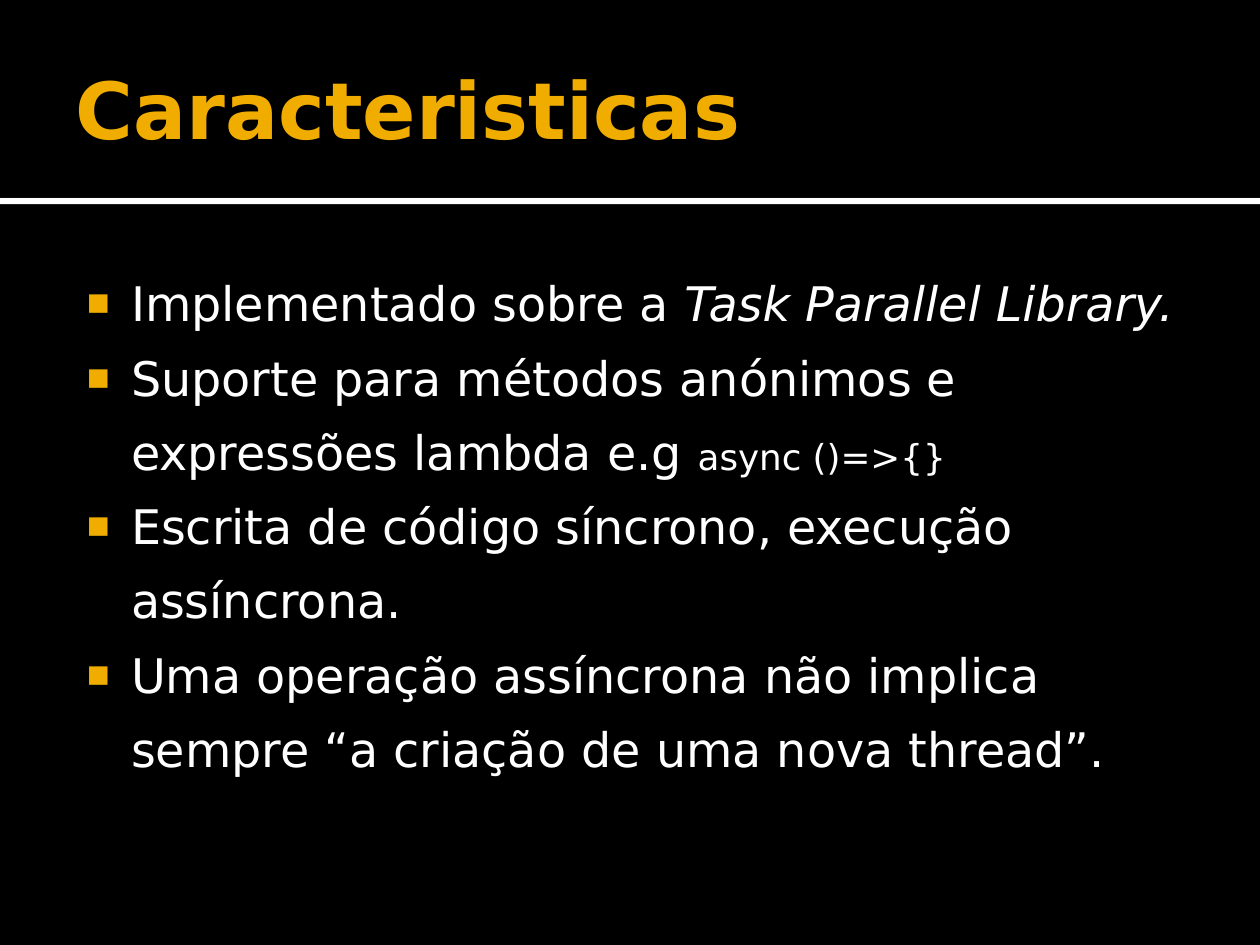
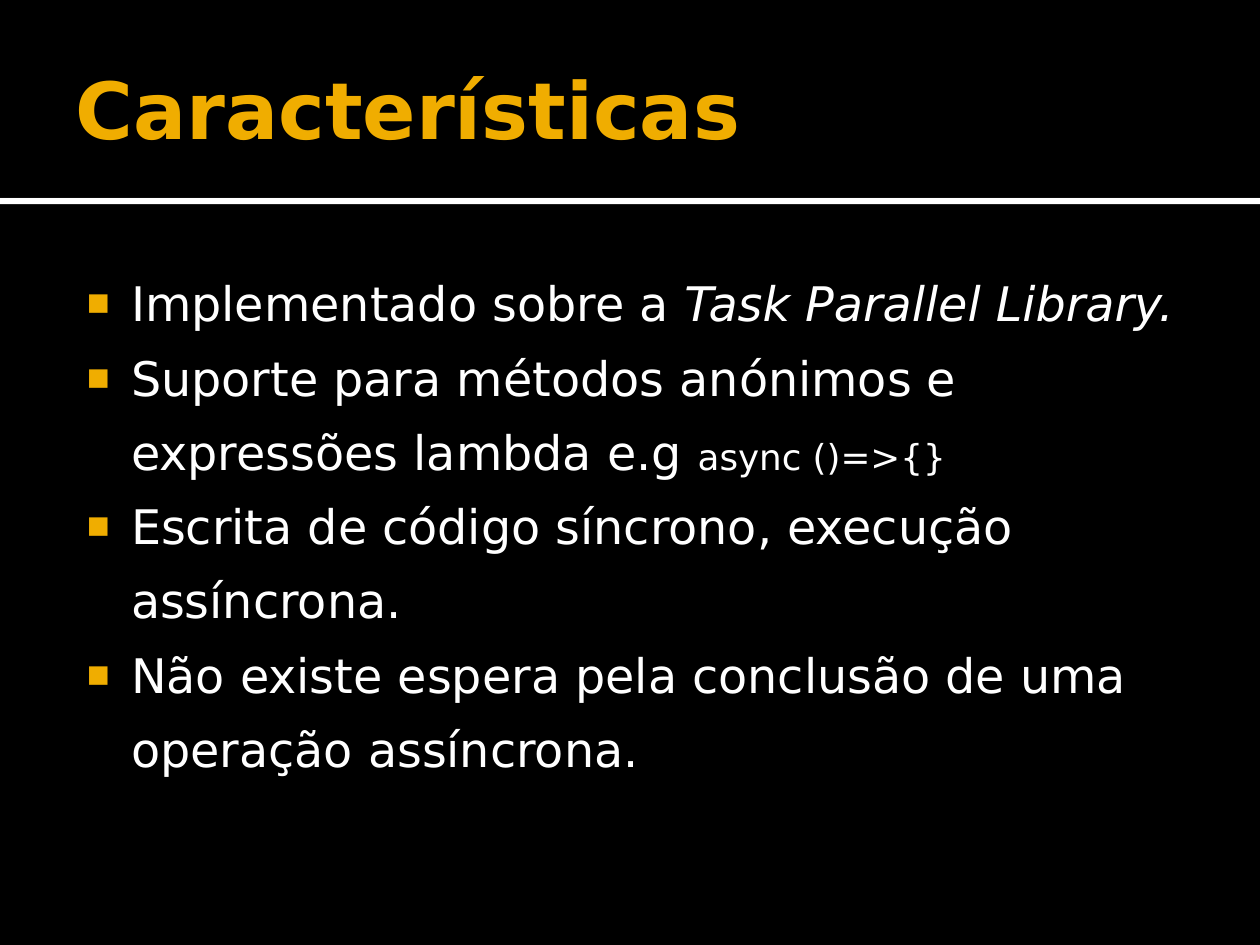
Before and after one commit to DVDPT/Programmatically-Speaking-Repository, a slide deck: slide 8 of AsyncStuff/AsyncDemo/Slides.pptx. Drawn at 1260x945 pixels with LibreOffice and Linux fonts; fonts in the diff are those of the drawing. Boxes give left, top, right and bottom in pixels: in the first picture for what was removed or moved away, otherwise in the second. Text is boxed around its words. In the diff, an @@ line names an element or a change of style, - is before the commit and + after.

```diff
--- a/AsyncStuff/AsyncDemo/Slides.pptx
+++ b/AsyncStuff/AsyncDemo/Slides.pptx
@@ title at box(76, 76, 740, 140): text changed @@
-Caracteristicas
+Características
@@ text at box(131, 656, 1126, 777): text changed @@
-■ Uma operação assíncrona não implica sempre “a criação de uma nova thread”.
+■ Não existe espera pela conclusão de uma operação assíncrona.
```
Also in this commit, not shown: 5 other slides changed, 20 other files.
